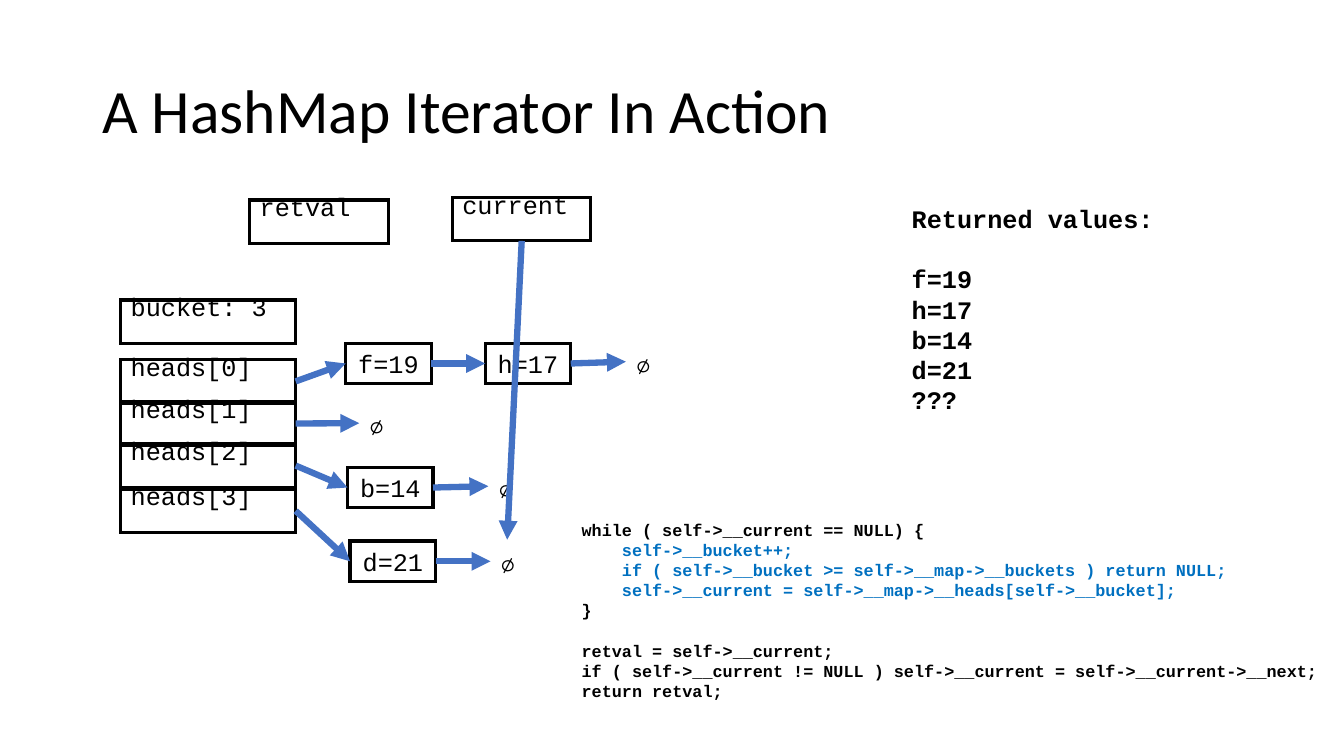
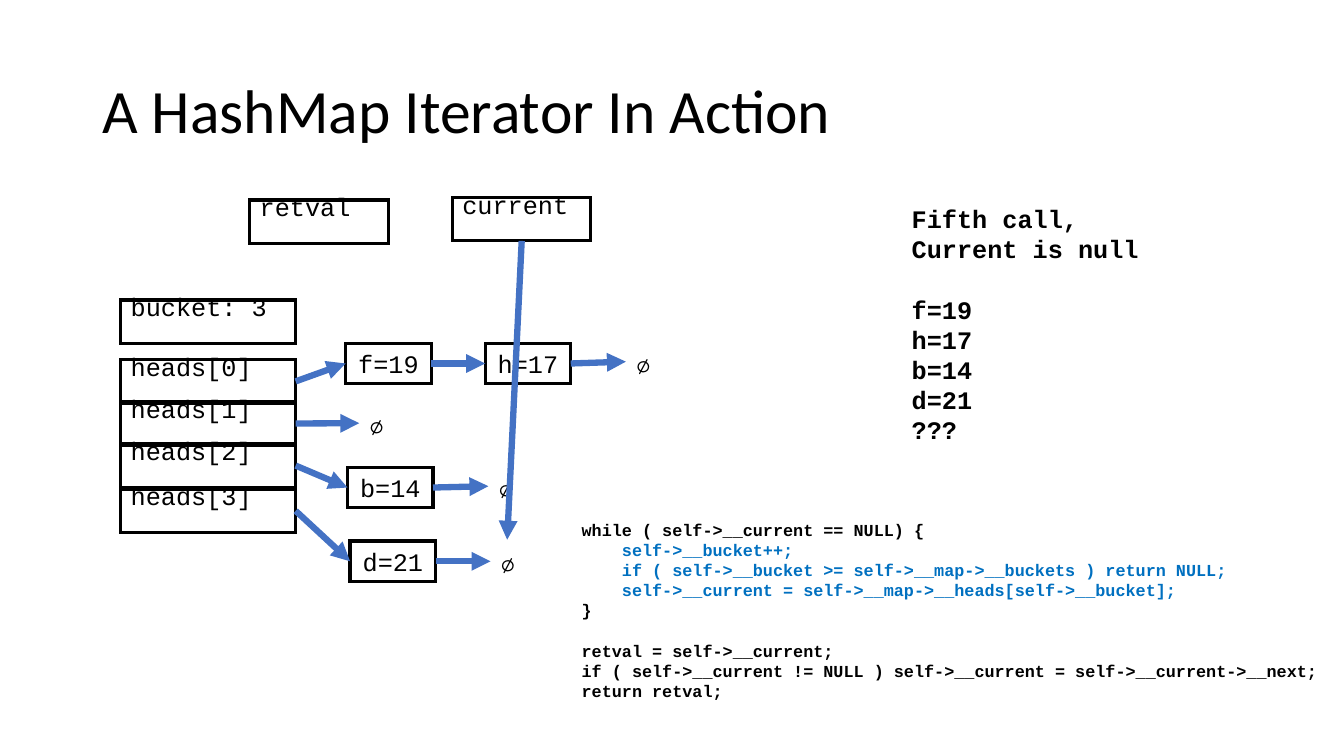
Before and after one commit to csev/cc4e, a slide deck: slide 32 of lectures/CC-05-Trees-Hash.pptx (slide 30 before the commit). Drawn at 1344x756 pixels with LibreOffice and Linux fonts; fonts in the diff are those of the drawing. Boxes give left, top, right and bottom in pixels: in the first picture for what was removed or moved away, otherwise in the second. Text is boxed around its words. In the diff, an @@ line names an element or a change of style, - is before the commit and + after.

```diff
--- a/lectures/CC-05-Trees-Hash.pptx
+++ b/lectures/CC-05-Trees-Hash.pptx
@@ text at (912,209,1138,259): text changed @@
-Returned values:
+Fifth call,
+Current is null
```
Also in this commit, not shown: 18 other slides changed, 3 slides added, 1 slide removed, 1 other file.
